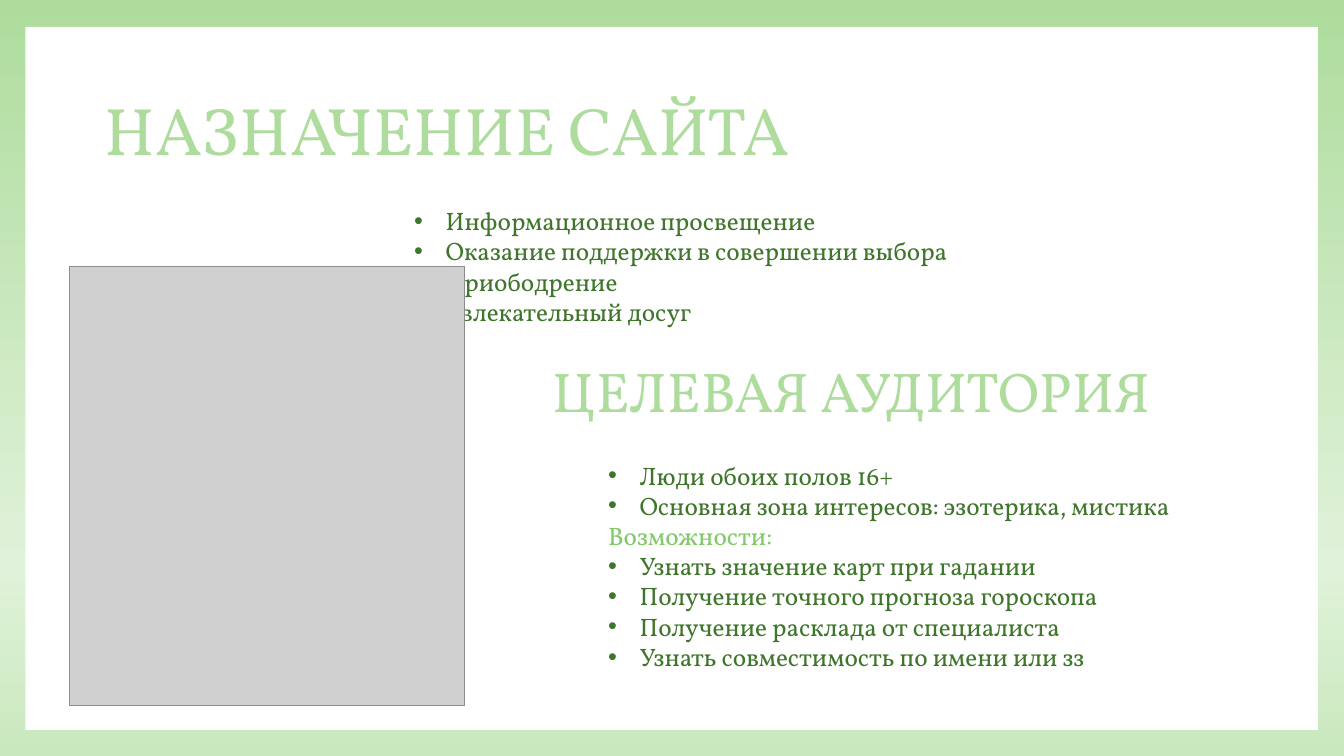
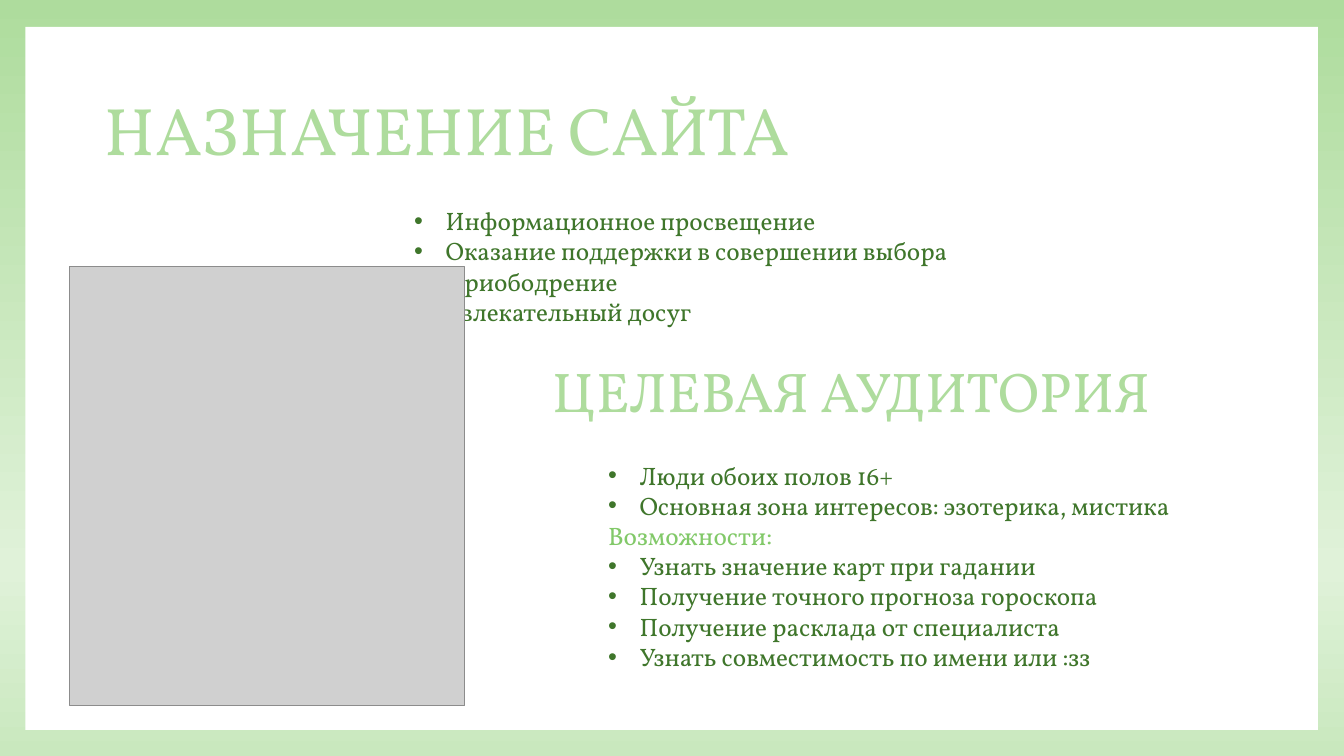
Before and after one commit to PinguinCake/witches-hut, a slide deck: slide 2 of Защита.pptx. Drawn at 1344x756 pixels with LibreOffice and Linux fonts; fonts in the diff are those of the drawing; grey boxes stand for pictures; background and template pictures are left out. Boxes give left, top, right and bottom in pixels: in the first picture for what was removed or moved away, otherwise in the second. Text is boxed around its words. In the diff, an @@ line names an element or a change of style, - is before the commit and + after.

```diff
--- a/Защита.pptx
+++ b/Защита.pptx
@@ text at [640, 642, 1091, 667]: text changed @@
-• Узнать совместимость по имени или зз
+• Узнать совместимость по имени или :зз
```
Also in this commit, not shown: 2 other slides changed, 2 slides added, 3 other files.
